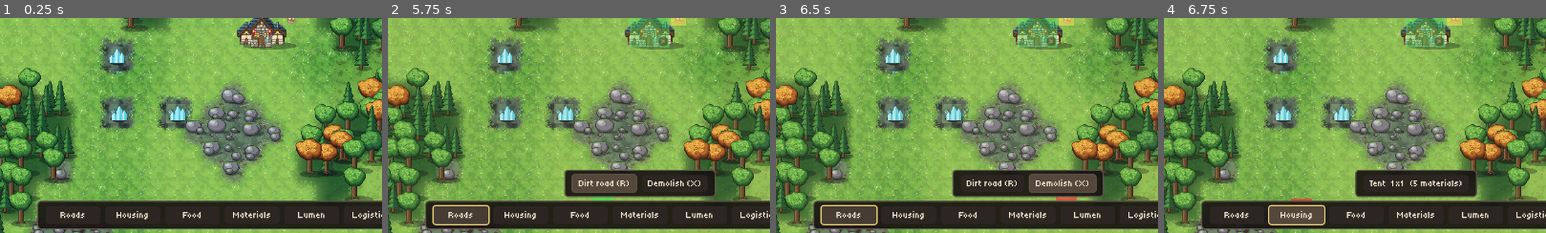
Above: before the commit, frames 1-4 (left to right).
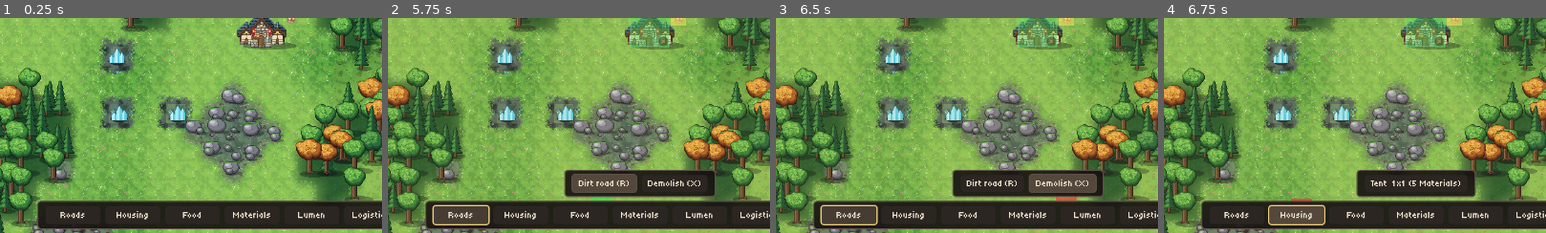
Above: after the commit, the same moments.

Repository: LastNyx/hearthvein
Game: Godot game, scene res://ui/main.tscn
Same seed, same stepped clock (60 frames per second), same inputs: the game is played once before the commit and once after it.
Inputs:
- Up to frame 1 (0.25 s): no input
- Up to frame 2 (5.75 s): click "Overlays" at 0.5 s; click "Blight (V)" at 1.25 s; click "Roads (G)" at 2 s; click "Water (T)" at 2.75 s; click "Coverage (H)" at 3.5 s; click "Roads" at 4.25 s; click "Dirt road (R)" at 5 s
- Up to frame 3 (6.5 s): click "Demolish (X)" at 5.75 s
- Up to frame 4 (6.75 s): click "Housing" at 6.5 s
The pictures show only the part of the screen within x 17-67%, y 50-100%; the shares and areas given below are measured in that part.

Frames 1-3 are identical in both runs. In frame 4, 0.5% of the frame differs, in the area x 50-82%, y 70-84%.

Commit message:
Paved road art with kerb, shading and dirt-matching width; build bar costs use display names; test that roads refuse forest

Diff:
--- a/test/test_hud_model.gd
+++ b/test/test_hud_model.gd
@@ -234,7 +234,7 @@
 	s.era_override = "village"
 	assert_true(kinds.call(m.build_bar()).has("channel"))
 	var e: Dictionary = m.build_bar()[0]["entries"].filter(func(x: Dictionary) -> bool: return x["kind"] == "channel")[0]
-	assert_eq(e["cost"], "1 materials")
+	assert_eq(e["cost"], "1 Materials")
 	assert_eq(HudModel.channel_refusal_text("materials"), "Not enough materials")
 
 
@@ -246,7 +246,8 @@
 	s.era_override = "town"
 	assert_true(kinds.call(m.build_bar()).has("paved"))
 	var e: Dictionary = m.build_bar()[0]["entries"].filter(func(x: Dictionary) -> bool: return x["kind"] == "paved")[0]
-	assert_eq(e["cost"], "0.2 cut_stone 1 materials")
+	assert_eq(e["cost"], "1 Materials, 0.2 Cut stone")
+	assert_false(e["cost"].contains("_") or e["cost"].contains("  "))
 	assert_eq(HudModel.paved_refusal_text("cut_stone"), "Not enough cut stone")
 
 
--- a/test/test_paved_roads.gd
+++ b/test/test_paved_roads.gd
@@ -148,3 +148,15 @@
 		s.step_seconds(0.01)
 		t += 0.01
 	assert_almost_eq(t, 5.0, 0.05, "10 paved tiles at 2.0 tiles/s")
+
+
+# Ticket 61: forest is not buildable, so a road can never sit on a tree tile; the trees seen over a road are
+# neighbouring forest canopy. Clearing the tile (woodcutter) makes it placeable.
+func test_roads_refuse_forest_until_cleared() -> void:
+	var t := _free_tiles(1)[0]
+	s.set_terrain(t, "forest")
+	assert_false(s.can_place_road(t))
+	assert_false(s.place_road(t))
+	assert_false(s.can_pave_road(t)["ok"])
+	s.set_terrain(t, "grass")
+	assert_true(s.place_road(t))
--- a/ui/hud.gd
+++ b/ui/hud.gd
@@ -461,7 +461,7 @@
 		for e: Dictionary in cat["entries"]:
 			var text: String = e["label"]
 			if e["cost"] != "":
-				text += "  %s  (%s)" % [e["size"], e["cost"]]
+				text += "  %s(%s)" % [e["size"] + " " if e["size"] != "" else "", e["cost"]]
 			var b := _button(_fly_box, text, 14)
 			b.pressed.connect(_pick.bind(e["kind"], e["id"]))
 
--- a/ui/hud_model.gd
+++ b/ui/hud_model.gd
@@ -347,7 +347,7 @@
 		if not by_cat.has(def.category):
 			by_cat[def.category] = []
 		by_cat[def.category].append({"kind": "building", "id": def.id, "label": def.display_name,
-				"cost": cost_text(def.cost), "size": "%dx%d" % [def.size.x, def.size.y]})
+				"cost": goods_cost_text(def.cost), "size": "%dx%d" % [def.size.x, def.size.y]})
 	var out: Array[Dictionary] = []
 	for cat in CATEGORY_ORDER:
 		if cat == "roads":
@@ -370,25 +370,30 @@
 	return out
 
 
-## "1 materials" per channel tile, from WaterDef.
+## "1 Materials" per channel tile, from WaterDef.
 func channel_cost_text() -> String:
 	var c := s.registry.water.channel_cost_materials if s.registry.water != null else 0.0
-	return "%d materials" % roundi(c) if c > 0.0 else ""
-
-
-## "1 materials 1 cut_stone" style text for one paved tile, from the paved RoadDef (stone shown per whole tile as
-## the data states it, e.g. 0.2 cut_stone).
+	return goods_cost_text({"materials": roundi(c)}) if c > 0.0 else ""
+
+
+## "1 Materials, 0.2 Cut Stone" for one paved tile, from the paved RoadDef (stone shown per whole tile as the data
+## states it, e.g. 0.2).
 func paved_cost_text() -> String:
 	var rd := s.registry.get_road_by_level(Settlement.ROAD_PAVED)
 	if rd == null or rd.cost.is_empty():
 		return ""
+	var ids: Array = rd.cost.keys()
+	ids.sort_custom(func(a: String, c: String) -> bool:
+		var ra := COST_ORDER.find(a) if COST_ORDER.has(a) else COST_ORDER.size()
+		var rc := COST_ORDER.find(c) if COST_ORDER.has(c) else COST_ORDER.size()
+		return ra < rc if ra != rc else a < c)
 	var parts: Array[String] = []
-	var ids: Array = rd.cost.keys()
-	ids.sort()
 	for g in ids:
 		var v := float(rd.cost[g])
-		parts.append(("%d %s" % [int(v), g]) if is_equal_approx(v, roundf(v)) else ("%s %s" % [str(v), g]))
-	return " ".join(parts)
+		var gd := s.registry.get_good(g)
+		var nm: String = gd.display_name if gd != null else str(g)
+		parts.append(("%d %s" % [int(v), nm]) if is_equal_approx(v, roundf(v)) else ("%s %s" % [str(v), nm]))
+	return ", ".join(parts)
 
 
 ## Player-facing reason a paved tile cannot be laid ("" is never asked for).
Binary file changed: assets/roads/paved.png
